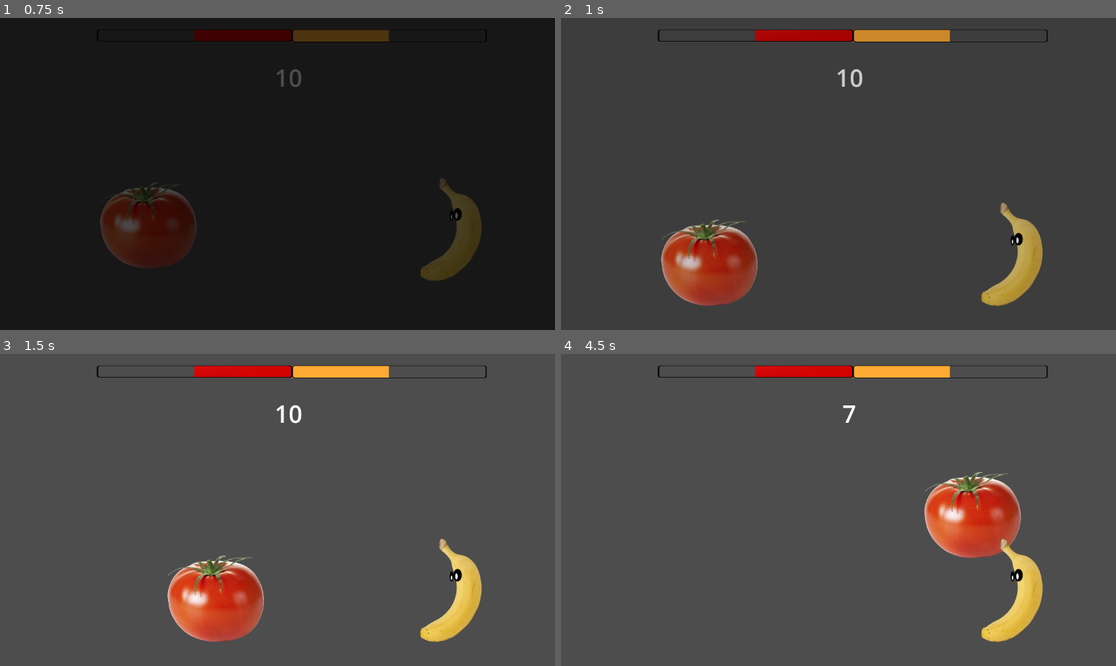
Above: before the commit, frames 1-4 (two rows, left to right).
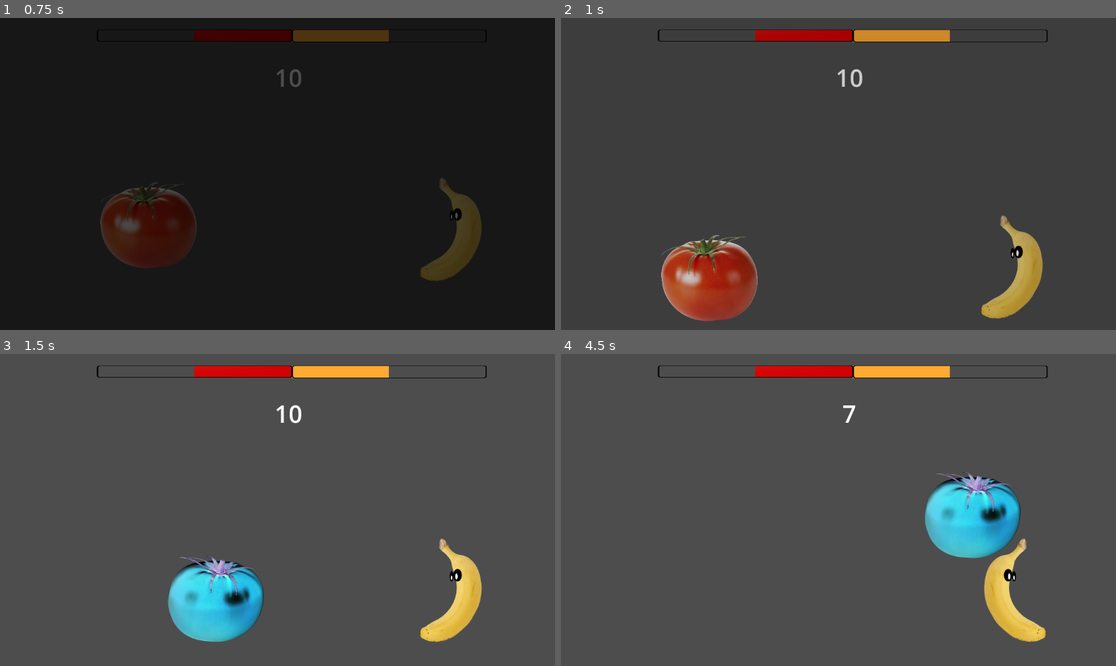
Above: after the commit, the same moments.

Repository: PZerua/ggj24_fruits
Game: Godot game, scene res://scenes/menu.tscn
Same seed, same stepped clock (60 frames per second), same inputs: the game is played once before the commit and once after it.
Inputs:
- Up to frame 1 (0.75 s): click "FIGHT" at 0.5 s
- Up to frame 2 (1 s): no input
- Up to frame 3 (1.5 s): hold D (MOVE_RIGHT_1) from 1.28 s (still down); tap S (BLOCK_1) at 1.35 s
- Up to frame 4 (4.5 s): tap W (JUMP_1) at 1.52, 2.27, 3.77 s; tap V (KICK_1) at 2.1 s; release D (MOVE_RIGHT_1) at 2.78 s; hold A (MOVE_LEFT_1) 2.78-3.53 s; tap P (KICK_2) at 2.85 s; hold D (MOVE_RIGHT_1) from 3.53 s (still down); tap Left (MOVE_LEFT_2) at 3.6 s; tap Right (MOVE_RIGHT_2) at 4.35 s

Frame 1 is identical in both runs. In frame 2, 4.5% of the frame differs, in the area x 18-87%, y 59-98%; in frame 3, 3.8%; in frame 4, 6.2%, in the area x 65-88%, y 37-93%.

Commit message:
Add animated sprites

Diff:
--- a/assets/fruits/banana/banana.gd
+++ b/assets/fruits/banana/banana.gd
@@ -1,9 +1,8 @@
 extends "res://assets/fruits/controller.gd"
 
 func _process(delta):
-	pass
-	#var mat : StandardMaterial3D = %Sprite2D.get_surface_override_material(0)
-	#flip_uv_if_necessary(mat, "", "")
+
+	update_animation($AnimatedSprite2D, "", "")
 
 func _physics_process(delta):
 
--- a/assets/fruits/banana/banana.tscn
+++ b/assets/fruits/banana/banana.tscn
@@ -1,7 +1,7 @@
 [gd_scene load_steps=4 format=3 uid="uid://qir670b60hs5"]
 
 [ext_resource type="Script" path="res://assets/fruits/tomato/tomato.gd" id="1_haue7"]
-[ext_resource type="Texture2D" uid="uid://c3uxi7f5ppecd" path="res://assets/fruits/banana/banana.png" id="2_u2ixo"]
+[ext_resource type="SpriteFrames" uid="uid://dvr4l04dh5hip" path="res://assets/fruits/banana/banana_frames.tres" id="2_1t8ls"]
 
 [sub_resource type="CapsuleShape2D" id="CapsuleShape2D_hqn10"]
 radius = 55.0
@@ -15,9 +15,10 @@
 floor_snap_length = 0.0
 script = ExtResource("1_haue7")
 
-[node name="Sprite2D" type="Sprite2D" parent="."]
+[node name="AnimatedSprite2D" type="AnimatedSprite2D" parent="."]
 scale = Vector2(0.5, 0.5)
-texture = ExtResource("2_u2ixo")
+sprite_frames = ExtResource("2_1t8ls")
+animation = &"idle"
 
 [node name="CollisionShape2D" type="CollisionShape2D" parent="."]
 shape = SubResource("CapsuleShape2D_hqn10")
--- /dev/null
+++ b/assets/fruits/banana/banana_frames.tres
@@ -0,0 +1,31 @@
+[gd_resource type="SpriteFrames" load_steps=5 format=3 uid="uid://dvr4l04dh5hip"]
+
+[ext_resource type="Texture2D" uid="uid://cywab0ua0k3gx" path="res://assets/fruits/banana/banana_idle_0.png" id="1_h1476"]
+[ext_resource type="Texture2D" uid="uid://c5gmckncomcsi" path="res://assets/fruits/banana/banana_idle_1.png" id="2_hk552"]
+[ext_resource type="Texture2D" uid="uid://lm60g1dewl3p" path="res://assets/fruits/banana/banana_walk_0.png" id="3_3affm"]
+[ext_resource type="Texture2D" uid="uid://dc7ebpyrjdao7" path="res://assets/fruits/banana/banana_walk_1.png" id="4_tsdkq"]
+
+[resource]
+animations = [{
+"frames": [{
+"duration": 1.0,
+"texture": ExtResource("1_h1476")
+}, {
+"duration": 1.0,
+"texture": ExtResource("2_hk552")
+}],
+"loop": true,
+"name": &"idle",
+"speed": 5.0
+}, {
+"frames": [{
+"duration": 1.0,
+"texture": ExtResource("3_3affm")
+}, {
+"duration": 1.0,
+"texture": ExtResource("4_tsdkq")
+}],
+"loop": true,
+"name": &"walk",
+"speed": 5.0
+}]
--- a/assets/fruits/controller.gd
+++ b/assets/fruits/controller.gd
@@ -103,19 +103,17 @@
 		player = "BANANA"
 	make_laugh(player, 5)
 
-func flip_uv_if_necessary(mat : StandardMaterial3D, idle_anim, walk_anim):
+func update_animation(animated_sprite, idle_anim, walk_anim):
 
 	if abs(velocity.x) > 0.0:
-		mat.albedo_texture = walk_anim
-		anim_state = AnimState.WALK
+		animated_sprite.play("walk")
 	else:
-		mat.albedo_texture = idle_anim
-		anim_state = AnimState.IDLE
+		animated_sprite.play("idle")
 
 	if velocity.x > 0.0:
-		mat.uv1_scale.x = -1
+		animated_sprite.flip_h = true
 	elif velocity.x < 0.0:
-		mat.uv1_scale.x = 1
+		animated_sprite.flip_h = false
 
 func make_laugh(player, intensity):
 	funny += intensity
--- a/assets/fruits/tomato/tomato.gd
+++ b/assets/fruits/tomato/tomato.gd
@@ -1,9 +1,8 @@
 extends "res://assets/fruits/controller.gd"
 
 func _process(delta):
-	pass
-	#var mat : StandardMaterial3D = %Sprite2D.get_surface_override_material(0)
-	#flip_uv_if_necessary(mat, "", "")
+
+	update_animation($AnimatedSprite2D, "", "")
 
 func _physics_process(delta):
 
--- a/assets/fruits/tomato/tomato.tscn
+++ b/assets/fruits/tomato/tomato.tscn
@@ -1,7 +1,7 @@
 [gd_scene load_steps=4 format=3 uid="uid://dt4g2ewu42uek"]
 
 [ext_resource type="Script" path="res://assets/fruits/tomato/tomato.gd" id="1_1rutx"]
-[ext_resource type="Texture2D" uid="uid://dmsem81nqueop" path="res://assets/fruits/tomato/tomato.png" id="2_6idki"]
+[ext_resource type="SpriteFrames" uid="uid://bqcfvqs1b1mms" path="res://assets/fruits/tomato/tomato_frames.tres" id="2_5awyp"]
 
 [sub_resource type="CapsuleShape2D" id="CapsuleShape2D_0y85t"]
 radius = 78.0
@@ -14,9 +14,10 @@
 floor_snap_length = 0.0
 script = ExtResource("1_1rutx")
 
-[node name="Sprite2D" type="Sprite2D" parent="."]
+[node name="AnimatedSprite2D" type="AnimatedSprite2D" parent="."]
 scale = Vector2(0.5, 0.5)
-texture = ExtResource("2_6idki")
+sprite_frames = ExtResource("2_5awyp")
+animation = &"walk"
 
 [node name="CollisionShape2D" type="CollisionShape2D" parent="."]
 shape = SubResource("CapsuleShape2D_0y85t")
--- /dev/null
+++ b/assets/fruits/tomato/tomato_frames.tres
@@ -0,0 +1,31 @@
+[gd_resource type="SpriteFrames" load_steps=5 format=3 uid="uid://bqcfvqs1b1mms"]
+
+[ext_resource type="Texture2D" uid="uid://c4hcwm53ljwn8" path="res://assets/fruits/tomato/tomato_idle_0.png" id="1_f23yb"]
+[ext_resource type="Texture2D" uid="uid://c1sfinvbvvbaq" path="res://assets/fruits/tomato/tomato_idle_1.png" id="2_ovs3b"]
+[ext_resource type="Texture2D" uid="uid://brxn3f8wepq7v" path="res://assets/fruits/tomato/tomato_walk_0.png" id="3_or3p7"]
+[ext_resource type="Texture2D" uid="uid://bu5wut5763tcy" path="res://assets/fruits/tomato/tomato_walk_1.png" id="4_wstpp"]
+
+[resource]
+animations = [{
+"frames": [{
+"duration": 1.0,
+"texture": ExtResource("1_f23yb")
+}, {
+"duration": 1.0,
+"texture": ExtResource("2_ovs3b")
+}],
+"loop": true,
+"name": &"idle",
+"speed": 5.0
+}, {
+"frames": [{
+"duration": 1.0,
+"texture": ExtResource("3_or3p7")
+}, {
+"duration": 1.0,
+"texture": ExtResource("4_wstpp")
+}],
+"loop": true,
+"name": &"walk",
+"speed": 5.0
+}]
Binary file added: assets/fruits/banana/banana_idle_0.png
Not shown, changed: assets/fruits/banana/banana_idle_0.png.import
Binary file added: assets/fruits/banana/banana_idle_1.png
Not shown, added: assets/fruits/banana/banana_idle_1.png.import
Binary file added: assets/fruits/banana/banana_walk_0.png
Not shown, added: assets/fruits/banana/banana_walk_0.png.import
Binary file added: assets/fruits/banana/banana_walk_1.png
Not shown, changed: assets/fruits/banana/banana_walk_1.png.import
Renamed: assets/fruits/tomato/tomato.png -> assets/fruits/tomato/tomato_idle_0.png
Not shown, added: assets/fruits/tomato/tomato_idle_0.png.import
Binary file added: assets/fruits/tomato/tomato_idle_1.png
Not shown, added: assets/fruits/tomato/tomato_idle_1.png.import
(and 4 more such lines)
